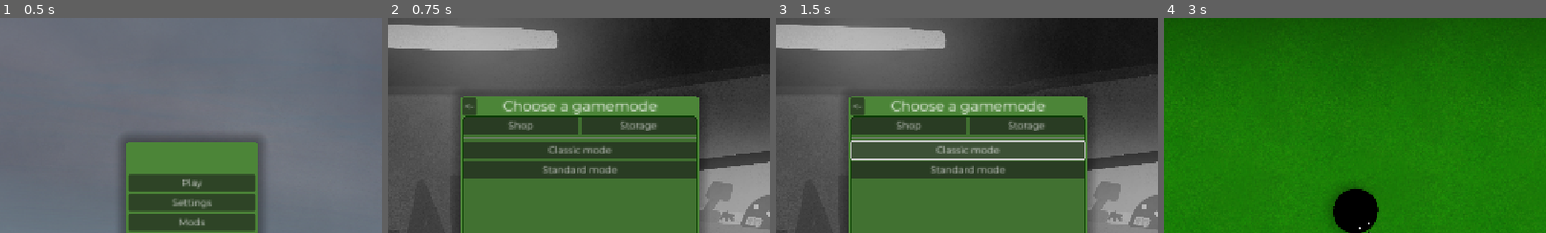
Above: before the commit, frames 1-4 (left to right).
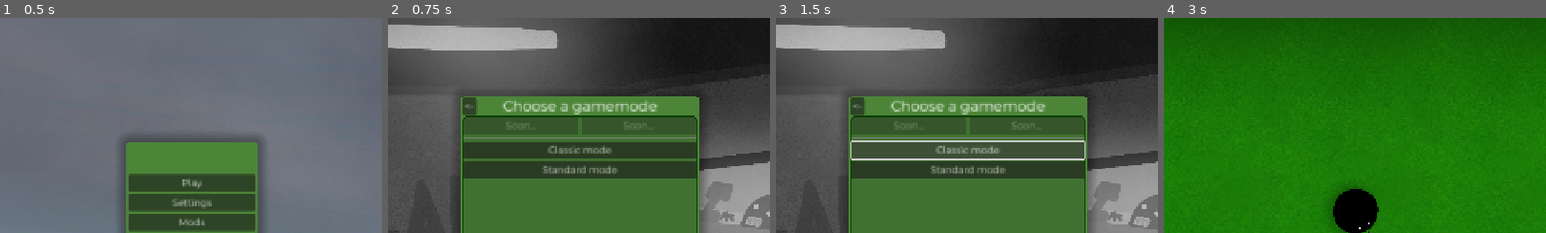
Above: after the commit, the same moments.

Repository: klodskateam/zurvival-remastered
Game: Godot game, scene res://menu.tscn
Same seed, same stepped clock (60 frames per second), same inputs: the game is played once before the commit and once after it.
Inputs:
- Up to frame 1 (0.5 s): no input
- Up to frame 2 (0.75 s): click "Play" at 0.5 s
- Up to frame 3 (1.5 s): click "Classic mode" at 1.25 s
- Up to frame 4 (3 s): click "Classic mode" at 2 s; click "Play" at 2.75 s
The pictures show only the part of the screen within x 25-75%, y 5-55%; the shares and areas given below are measured in that part.

Frame 1 is identical in both runs. In frame 2, 4.5% of the frame differs, in the area x 19-81%, y 46-55%; in frame 3, 4.5%; in frame 4, nothing differs.

Commit message:
isDEMO (вот так вот)
Добавлена настройка "isDEMO", которая отключает недоделанные вещи

ех

Diff:
--- a/gamemode.gd
+++ b/gamemode.gd
@@ -28,6 +28,13 @@
 
 # Called when the node enters the scene tree for the first time.
 func _ready() -> void:
+	if Global.isDEMO:
+		$Control/Panel/ScrollContainer/VBoxContainer/HBoxContainer/ShopButton.text = "Soon..."
+		$Control/Panel/ScrollContainer/VBoxContainer/HBoxContainer/StorageButton.text = "Soon..."
+
+		$Control/Panel/ScrollContainer/VBoxContainer/HBoxContainer/ShopButton.disabled = true
+		$Control/Panel/ScrollContainer/VBoxContainer/HBoxContainer/StorageButton.disabled = true
+
 	for sus in GAMEMODES.size():
 		var newbtn = BUTTONGAMEMODE.instantiate()
 		newbtn.text = GAMEMODES[sus]["name"]
--- a/global.gd
+++ b/global.gd
@@ -25,6 +25,7 @@
 @onready var GAME = "res://gamemode.tscn"
 @onready var SETTINGS = "res://settings.tscn"
 var FROM = 0
+const isDEMO = true # Данная настройка отключает магазин, склад и список модов Онлайн, так-как оно не готово (онлайн моды я ещё апи не сделал ну я и лох вообще)
 
 #Конфиги
 const SAVE_PATH = "user://save.cfg"
--- a/modsmenu.gd
+++ b/modsmenu.gd
@@ -6,6 +6,9 @@
 
 # Called when the node enters the scene tree for the first time.
 func _ready() -> void:
+	if Global.isDEMO:
+		$Control/Panel/Mods.queue_free()
+
 	for sus in ModLoader.MODSLIST.size():
 		var filepath = "user://mods/" + ModLoader.MODSLIST[sus]
 		var file = FileAccess.open(filepath, FileAccess.READ)
